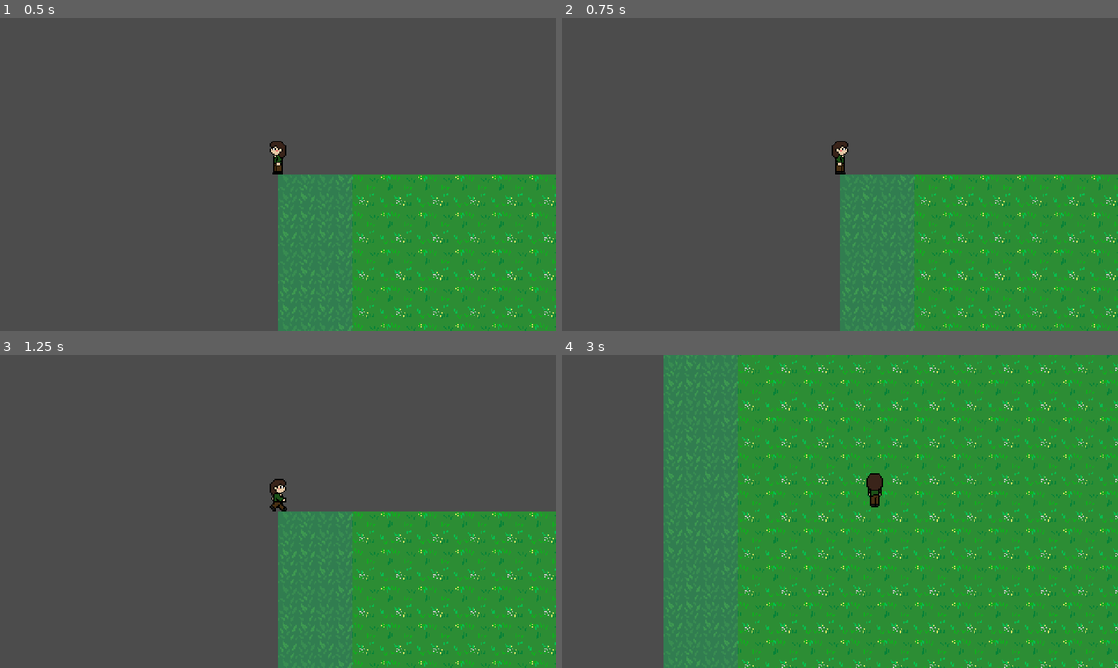
Above: before the commit, frames 1-4 (two rows, left to right).
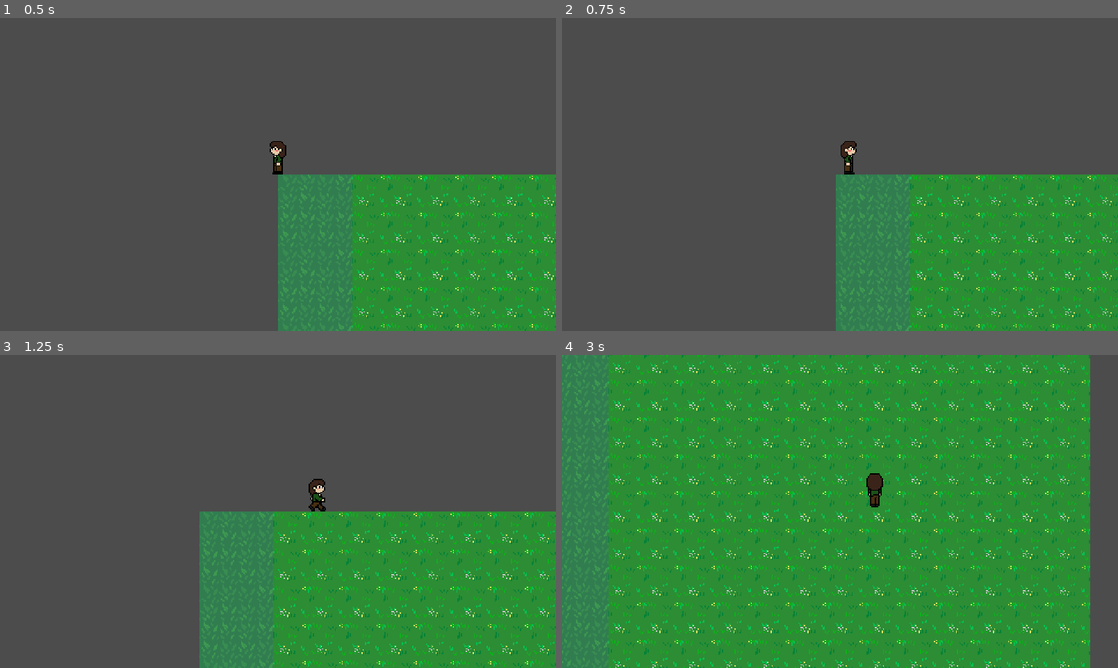
Above: after the commit, the same moments.

Repository: blyatgopnikyodastink/help
Game: Godot game, scene res://Scenes/World/Test2.tscn
Same seed, same stepped clock (60 frames per second), same inputs: the game is played once before the commit and once after it. The project has no main scene, so this scene is started directly.
Inputs:
- Up to frame 1 (0.5 s): no input
- Up to frame 2 (0.75 s): tap Enter at 0.5 s; hold Right (move_right) from 0.53 s (still down)
- Up to frame 3 (1.25 s): keep holding Right (move_right)
- Up to frame 4 (3 s): release Right (move_right) at 1.28 s; hold Down (move_down) 1.28-2.03 s; hold Right (move_right) 2.03-2.78 s; hold Up (move_up) from 2.78 s (still down)

Frame 1 is identical in both runs. In frame 2, 5.2% of the frame differs, in the area x 48-100%, y 39-100%; in frame 3, 18%; in frame 4, 49%, in the area x 0-100%, y 0-100%.

Commit message:
well it's something

Diff:
--- a/Scenes/Main/Main.gd
+++ b/Scenes/Main/Main.gd
@@ -2,6 +2,7 @@
 
 
 const TITLE := "res://Scenes/Title/Title.tscn"
+const OVERLAP_SIZE := 64
 
 var cur_scene: Node
 
@@ -15,7 +16,18 @@
 	add_child(new_scene)
 	if cur_scene:
 		if cur_scene is GameWorld and new_scene is GameWorld:
+			if not direction.x == 0:
+				if direction.x > 0:
+					new_scene.position.x = cur_scene.position.x + cur_scene.size.x - OVERLAP_SIZE
+				else:
+					new_scene.position.x = cur_scene.position.x - new_scene.size.x + OVERLAP_SIZE
+			else:
+				if direction.y > 0:
+					new_scene.position.y = cur_scene.position.y + cur_scene.size.y - OVERLAP_SIZE
+				else:
+					new_scene.position.y = cur_scene.position.y - new_scene.size.y + OVERLAP_SIZE
 			cur_scene.free()
+			get_tree().get_nodes_in_group("player")[0].global_position = player_pos
 			cur_scene = new_scene
 		else:
 			cur_scene.free()
--- a/Scenes/Player/Player.gd
+++ b/Scenes/Player/Player.gd
@@ -27,8 +27,8 @@
 		anim_state.travel("run")
 		velocity = velocity.move_toward(input_vector * MAX_SPEED, ACCEL * delta)
 		for area in $SCDetector.get_overlapping_areas():
-			if sign(area.direction.x) == sign(velocity.x) or sign(area.direction.y) == sign(velocity.y):
-				area.change_scene(position)
+			if sign(area.direction.x) == sign(velocity.x) and velocity.x != 0 or sign(area.direction.y) == sign(velocity.y) and velocity.y != 0:
+				area.change_scene(global_position)
 				return
 	else:
 		anim_state.travel("idle")
--- a/Scenes/World/GameWorld.gd
+++ b/Scenes/World/GameWorld.gd
@@ -2,4 +2,4 @@
 class_name GameWorld
 
 
-export var boundaries: Rect2
+export var size: Vector2
--- a/Scenes/World/SceneChanger.gd
+++ b/Scenes/World/SceneChanger.gd
@@ -1,11 +1,11 @@
 extends Area2D
 
 
-signal change_scene(to, direction)
+signal change_scene(to, direction, player_pos)
 
 export(String, FILE, "*.tscn") var to: String
 export var direction: Vector2
 
 
 func change_scene(player_pos: Vector2):
-		emit_signal("change_scene", to, direction)
+		emit_signal("change_scene", to, direction, player_pos)
--- a/Scenes/World/Test1.tscn
+++ b/Scenes/World/Test1.tscn
@@ -25,7 +25,7 @@
 extents = Vector2( 32, 160 )
 
 [node name="Test1" instance=ExtResource( 1 )]
-boundaries = Rect2( 0, 0, 512, 320 )
+size = Vector2( 512, 320 )
 
 [node name="TileMap" type="TileMap" parent="." index="0"]
 tile_set = SubResource( 1 )
--- a/Scenes/World/Test2.tscn
+++ b/Scenes/World/Test2.tscn
@@ -42,7 +42,7 @@
 extents = Vector2( 32, 160 )
 
 [node name="Test2" instance=ExtResource( 1 )]
-boundaries = Rect2( 0, 0, 480, 288 )
+size = Vector2( 480, 288 )
 
 [node name="TileMap" type="TileMap" parent="." index="0"]
 tile_set = SubResource( 1 )
